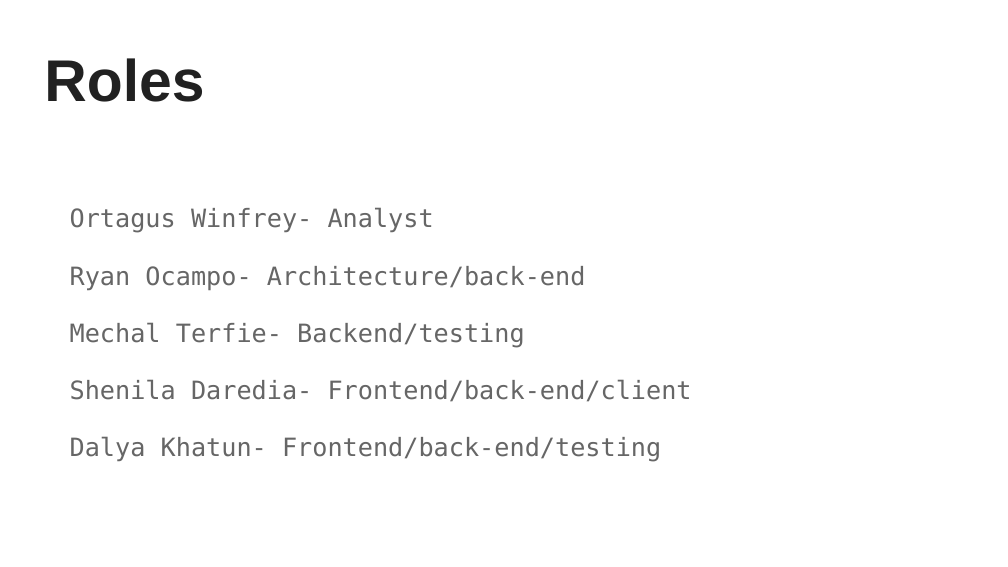
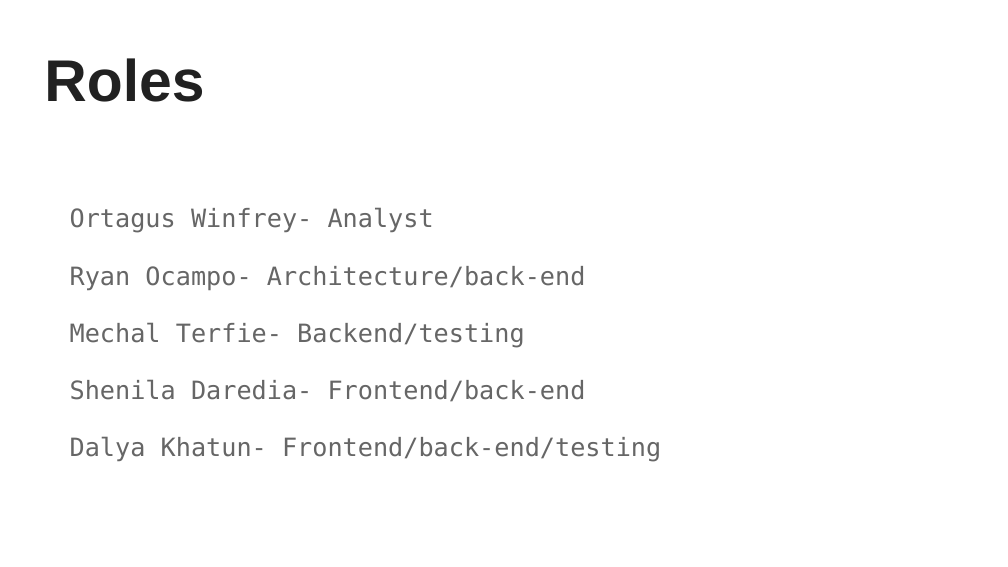
Before and after one commit to oromeo10/SuperUsers, a slide deck: slide 4 of 05 Team/ER Presentation/Team Presentation .pptx. Drawn at 1008x567 pixels with LibreOffice and Linux fonts; fonts in the diff are those of the drawing. Boxes give left, top, right and bottom in pixels: in the first picture for what was removed or moved away, otherwise in the second. Text is boxed around its words. In the diff, an @@ line names an element or a change of style, - is before the commit and + after.

```diff
--- a/05 Team/ER Presentation/Team Presentation .pptx
+++ b/05 Team/ER Presentation/Team Presentation .pptx
@@ text at (70, 379, 586, 402): text changed @@
-Shenila Daredia- Frontend/back-end/client
+Shenila Daredia- Frontend/back-end
```
Also in this commit, not shown: 1 other slide changed.
